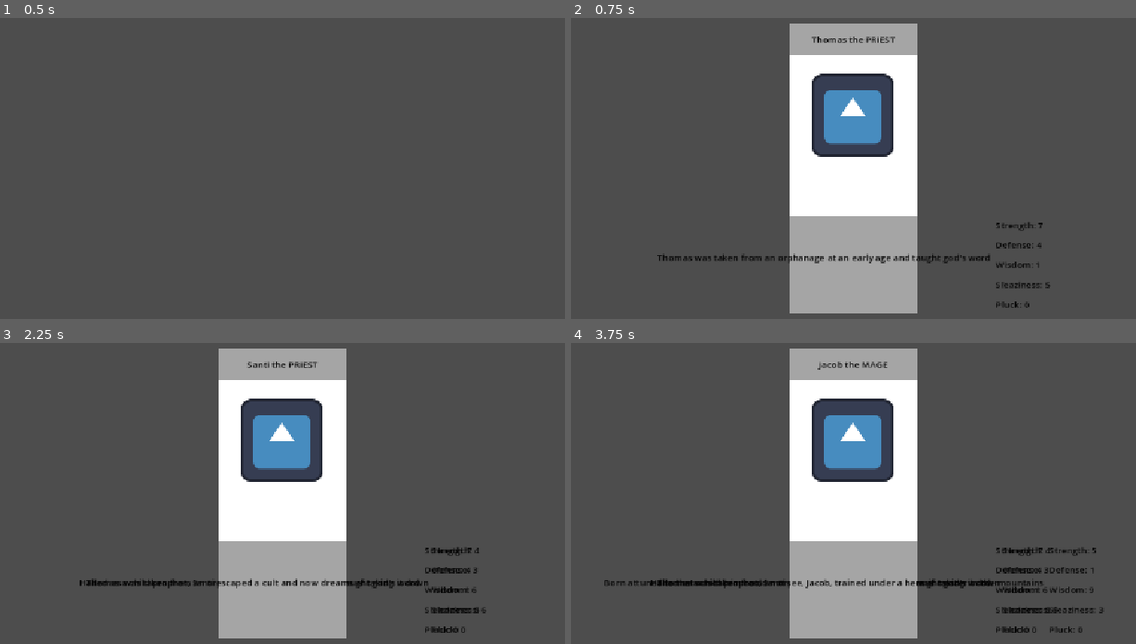
Above: before the commit, frames 1-4 (two rows, left to right).
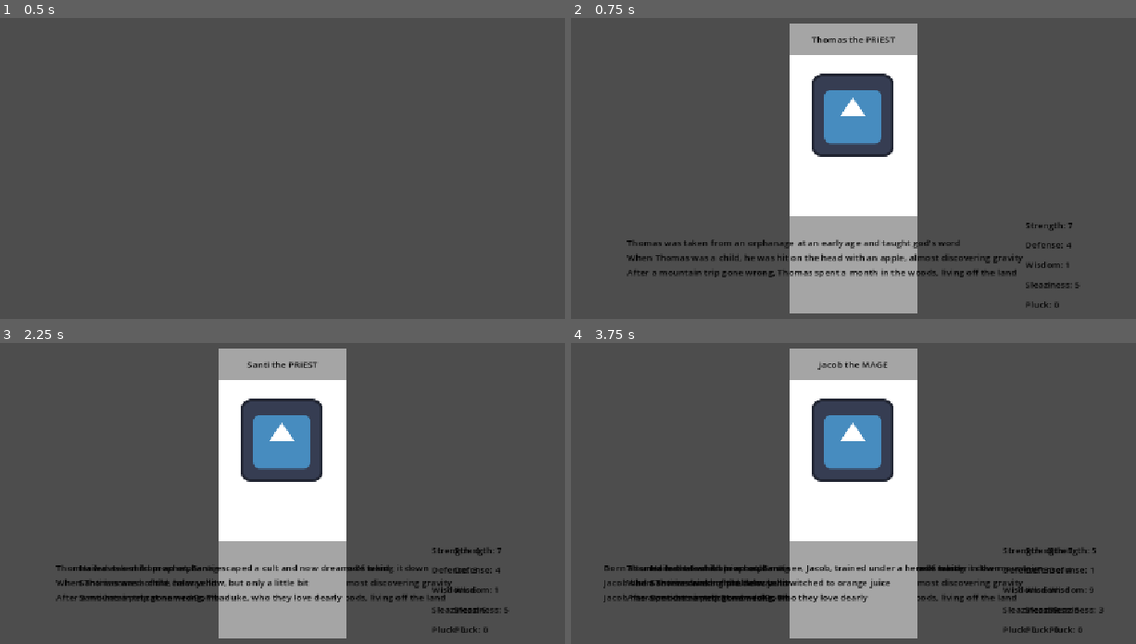
Above: after the commit, the same moments.

Repository: ActuallySanta/Fantasy-Guild-Manager
Game: Godot game, scene res://Scenes/main.tscn
Same seed, same stepped clock (60 frames per second), same inputs: the game is played once before the commit and once after it. The engine's default icon, where the game draws it, is replaced by a stand-in: a white triangle on a blue panel in a dark square.
Inputs:
- Up to frame 1 (0.5 s): no input
- Up to frame 2 (0.75 s): tap Enter at 0.5 s; hold Space (Spawn Card) from 0.53 s (still down)
- Up to frame 3 (2.25 s): release Space (Spawn Card) at 1.28 s; tap I at 1.35 s; tap Enter at 2 s; hold Space (Spawn Card) from 2.03 s (still down)
- Up to frame 4 (3.75 s): release Space (Spawn Card) at 2.78 s; tap I at 2.85 s; tap Enter at 3.5 s; hold Space (Spawn Card) from 3.53 s (still down)

Frame 1 is identical in both runs. In frame 2, 2.5% of the frame differs, in the area x 9-91%, y 67-97%; in frame 3, 2.7%; in frame 4, 2.8%, in the area x 5-90%, y 67-97%.

Commit message:
Fixed  backstory duplication bug

Diff:
--- a/Scripts/Character Generator/character_resource.gd
+++ b/Scripts/Character Generator/character_resource.gd
@@ -96,9 +96,7 @@
 
 	for i in max_rand_backstories:
 		var temp = ExternalContentContainer._get_random_backstory(self)+"\n"
-		if(_description.contains(temp)):
-			continue
-		else:
-			description +=temp
+		if(!_description.containsn(temp)):
+			_description +=temp
 
 	return _description
